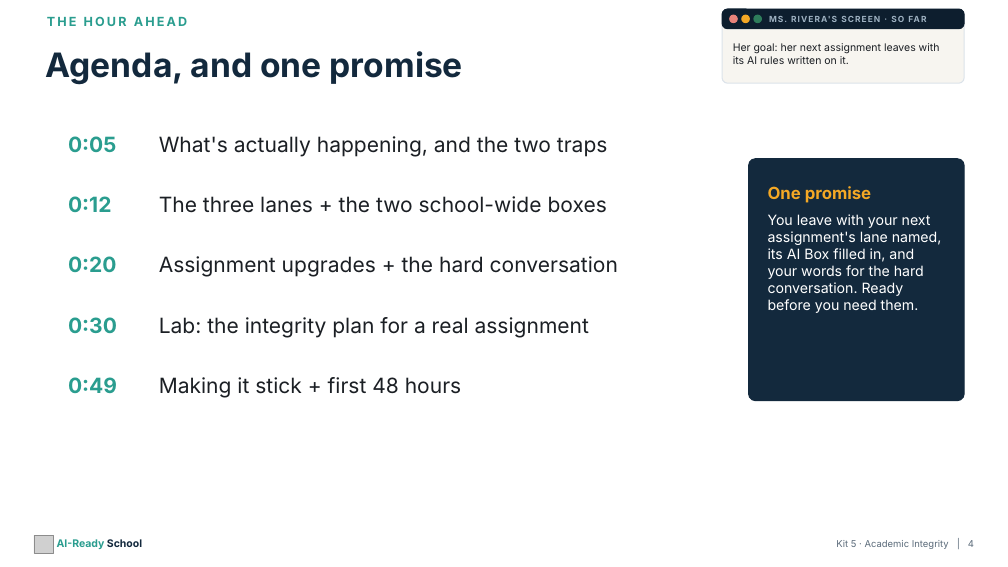
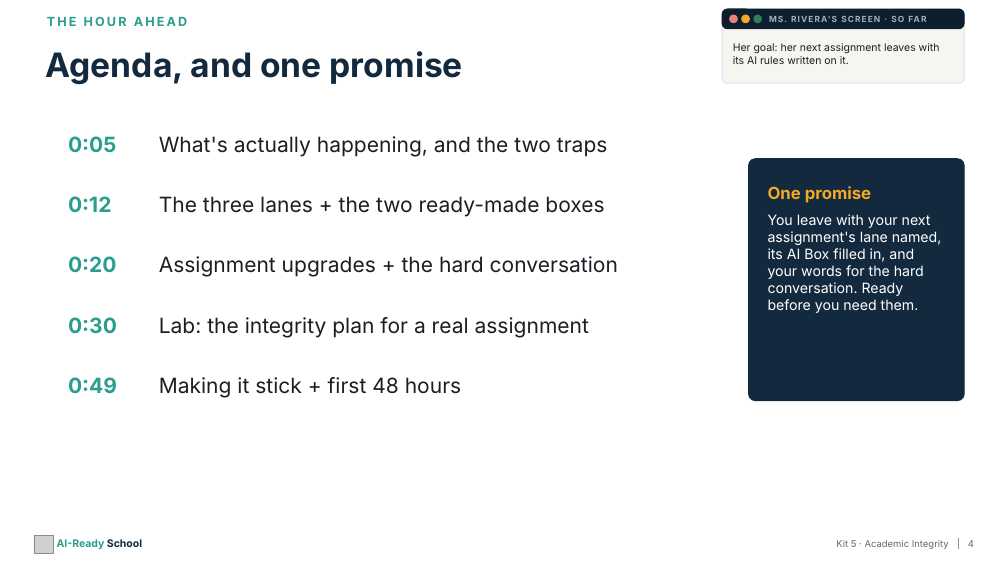
Before and after one commit to aspinozzi1/Ai-School-Ready, a slide deck: slide 4 of kits/kit05/Kit05_PresentationDeck.pptx. Drawn at 1008x567 pixels with LibreOffice and Linux fonts; fonts in the diff are those of the drawing; grey boxes stand for pictures. Boxes give left, top, right and bottom in pixels: in the first picture for what was removed or moved away, otherwise in the second. Text is boxed around its words. In the diff, an @@ line names an element or a change of style, - is before the commit and + after.

```diff
--- a/kits/kit05/Kit05_PresentationDeck.pptx
+++ b/kits/kit05/Kit05_PresentationDeck.pptx
@@ text at (159,196,604,217): text changed @@
-The three lanes + the two school-wide boxes
+The three lanes + the two ready-made boxes
```
Also in this commit, not shown: 2 other slides changed, 12 other files.
